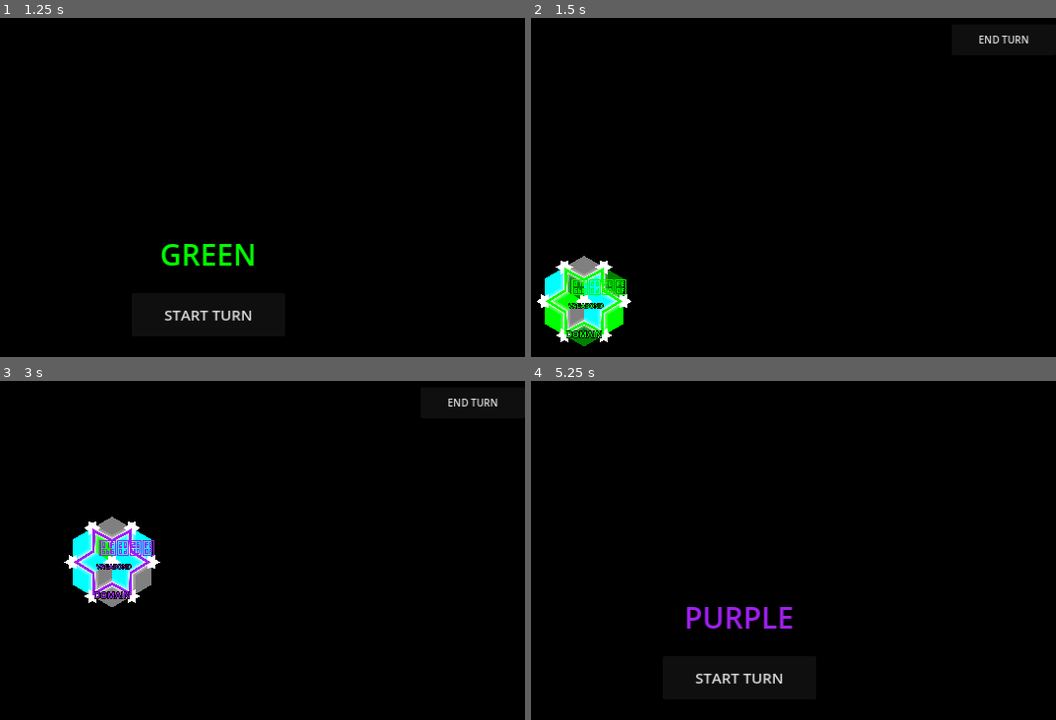
Above: before the commit, frames 1-4 (two rows, left to right).
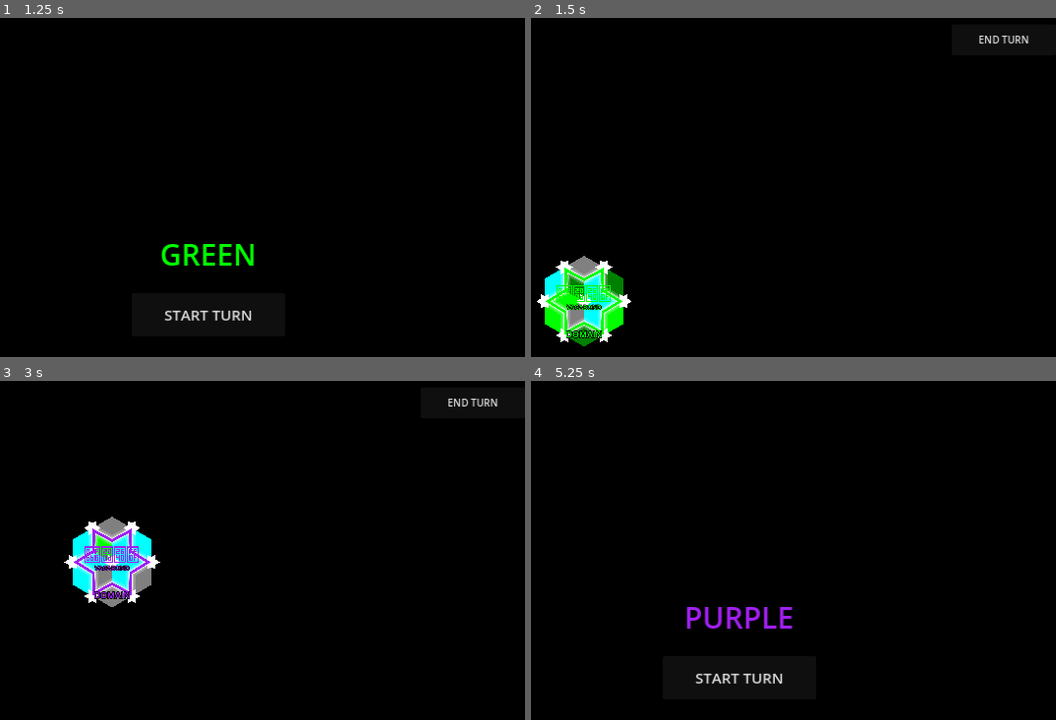
Above: after the commit, the same moments.

Repository: Cy13eruna/VyV
Game: Godot game, scene res://main.tscn
Same seed, same stepped clock (60 frames per second), same inputs: the game is played once before the commit and once after it.
Inputs:
- Up to frame 1 (1.25 s): click "2" at 0.5 s
- Up to frame 2 (1.5 s): click "START TURN" at 1.25 s
- Up to frame 3 (3 s): click "END TURN" at 2 s; click "START TURN" at 2.75 s
- Up to frame 4 (5.25 s): click "END TURN" at 3.5 s; click "START TURN" at 4.25 s; click "END TURN" at 5 s

Frame 1 is identical in both runs. In frame 2, 0.4% of the frame differs, in the area x 4-19%, y 77-87%; in frame 3, 0.5%, in the area x 16-30%, y 46-57%; in frame 4, nothing differs.

Commit message:
Centralized Vagabond

Diff:
--- a/src/systems/entities/Vagabond.gd
+++ b/src/systems/entities/Vagabond.gd
@@ -25,7 +25,6 @@
 # --- CICLO DE VIDA ---
 
 func setup(p_global_pos: Vector2, p_grid_pos: Vector2, p_color: Color, p_owner_id: int) -> void:
-	# Primeiro chamamos o super para garantir que 'entity_color' seja definida
 	super.setup(p_global_pos, p_grid_pos, p_color, p_owner_id)
 	self.z_index = 10
 
@@ -65,36 +64,54 @@
 	var emoji = Label.new()
 	emoji.name = "Emoji"
 	emoji.text = "🚶‍♀️"
-	emoji.horizontal_alignment = HORIZONTAL_ALIGNMENT_CENTER
 
 	var emoji_settings = LabelSettings.new()
 	emoji_settings.font = _high_res_font
 	emoji_settings.font_size = 112
-	# AQUI: Garantimos que a cor da entidade seja aplicada ao LabelSettings
 	emoji_settings.font_color = entity_color
 
 	emoji.label_settings = emoji_settings
+	emoji.horizontal_alignment = HORIZONTAL_ALIGNMENT_CENTER
+	emoji.vertical_alignment = VERTICAL_ALIGNMENT_CENTER
 	emoji.texture_filter = CanvasItem.TEXTURE_FILTER_LINEAR_WITH_MIPMAPS
-	emoji.position = Vector2(-80, -160)
+
+	# --- AJUSTE DE ATERRISSAGEM ---
+	var emoji_size = _high_res_font.get_string_size(emoji.text, HORIZONTAL_ALIGNMENT_CENTER, -1, 112)
+	emoji.custom_minimum_size = emoji_size
+
+	# vertical_offset compensa o respiro interno da fonte do emoji.
+	# Aumente este valor (ex: 15, 20) para descer mais os pés.
+	var vertical_offset = 12.0
+
+	# X: Centralizado
+	# Y: -Altura total + offset para descer e encostar os pés no (0,0)
+	emoji.position = Vector2(-emoji_size.x / 2.0, -emoji_size.y + vertical_offset)
+
 	hires_container.add_child(emoji)
 
-	# 2. LABEL DE TEXTO
+	# 2. LABEL DE TEXTO (VAGABOND)
 	var label = Label.new()
 	label.name = "IDLabel"
 	label.text = "VAGABOND"
-	label.horizontal_alignment = HORIZONTAL_ALIGNMENT_CENTER
 
 	var text_settings = LabelSettings.new()
 	text_settings.font = _high_res_font
 	text_settings.font_size = 40
-	# AQUI: Tintura do nome com a cor do jogador
 	text_settings.font_color = entity_color
 	text_settings.outline_size = 16
 	text_settings.outline_color = Color.BLACK
 
 	label.label_settings = text_settings
+	label.horizontal_alignment = HORIZONTAL_ALIGNMENT_CENTER
+	label.vertical_alignment = VERTICAL_ALIGNMENT_CENTER
 	label.texture_filter = CanvasItem.TEXTURE_FILTER_LINEAR_WITH_MIPMAPS
-	label.position = Vector2(-100, 0)
+
+	# --- ALINHAMENTO DO TEXTO ---
+	var text_size = _high_res_font.get_string_size(label.text, HORIZONTAL_ALIGNMENT_CENTER, -1, 40)
+	label.custom_minimum_size = text_size
+	# Posicionado logo abaixo do ponto central
+	label.position = Vector2(-text_size.x / 2.0, 10)
+
 	hires_container.add_child(label)
 
 # --- FEEDBACKS VISUAIS ---
@@ -106,7 +123,6 @@
 	var target_scale = Vector2(1.25, 1.25) if _is_highlighted else Vector2.ONE
 	var target_alpha = 1.0 if ap > 0 else 0.7
 
-	# Reforço de cor caso a cor tenha mudado dinamicamente
 	var emoji = view.find_child("Emoji", true)
 	if emoji and emoji.label_settings:
 		emoji.label_settings.font_color = entity_color
@@ -123,7 +139,7 @@
 		tween.tween_property(view, "scale", target_scale, 0.2).set_trans(Tween.TRANS_QUAD)
 		tween.tween_property(view, "modulate:a", target_alpha, 0.25)
 
-# --- RESTO DA LÓGICA ---
+# --- LÓGICA DE JOGO ---
 
 func use_ap() -> bool:
 	if has_ap():
